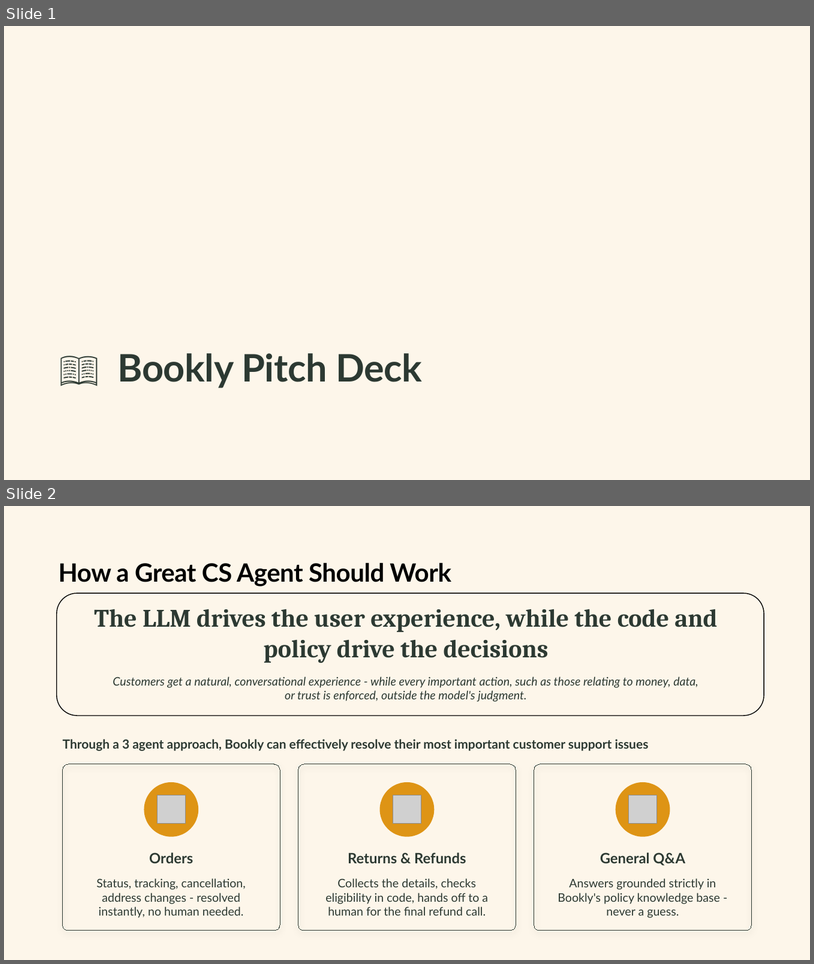
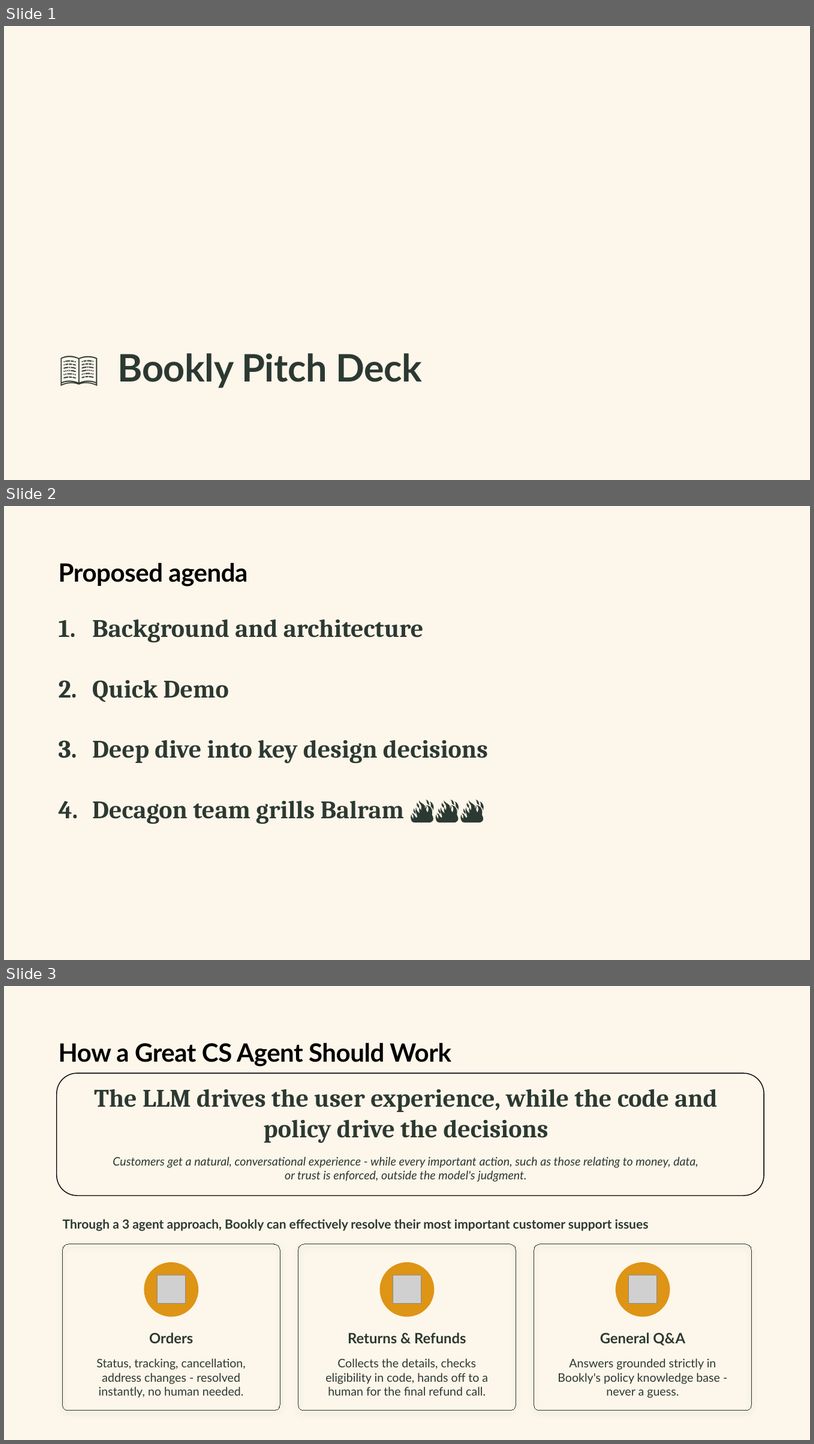
Before and after one commit to BalramPrasad98/BooklyApplication, a slide deck: Bookly_Solution_Pitch.pptx. Shown one above the other, each under a label of ours: slides 1 and 2 before the commit, slides 1, 2 and 3 after it. The pictures are 814x964 and 814x1444 pixels, drawn with LibreOffice and Linux fonts; fonts in the diff are those of the drawing; grey boxes stand for pictures. Boxes give left, top, right and bottom in pixels: in the first picture for what was removed or moved away, otherwise in the second. Text is boxed around its words. In the diff, an @@ line names an element or a change of style, - is before the commit and + after.

```diff
--- a/Bookly_Solution_Pitch.pptx
+++ b/Bookly_Solution_Pitch.pptx
@@ slide 2 added at (4,506,810,960), background #FDF6EA @@
@@ title added at (59,562,248,586), 30 pt, text #000000, bold @@
+Proposed agenda
@@ text added at (92,619,488,824), 30 pt, text #2C3932, bold @@
+1. Background and architecture
+2. Quick Demo
+3. Deep dive into key design decisions
+4. Decagon team grills Balram 🔥🔥🔥
@@ what was slide 2 is now slide 3 @@
```
Also in this commit, not shown: 3 slides changed.
